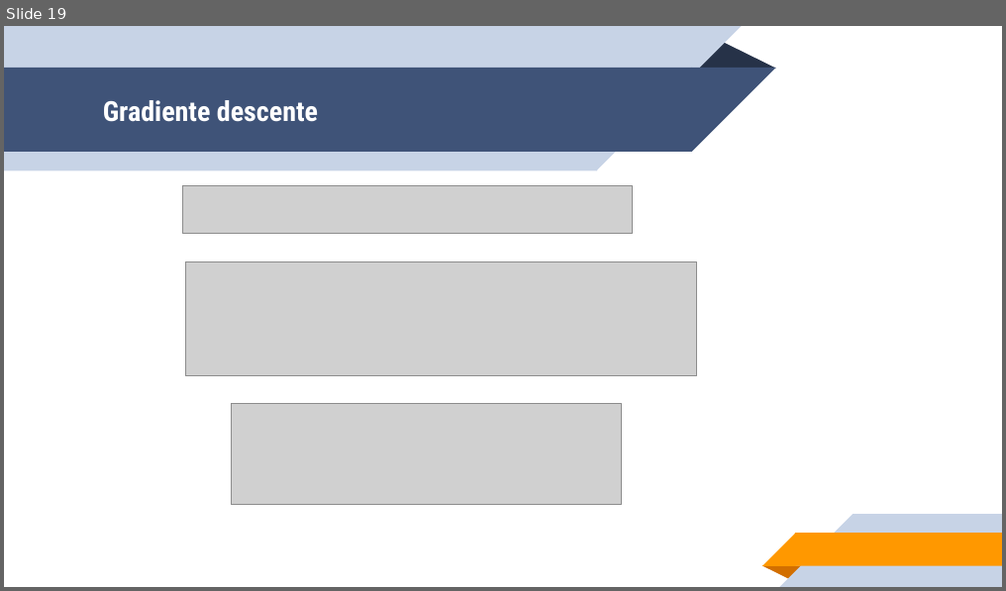
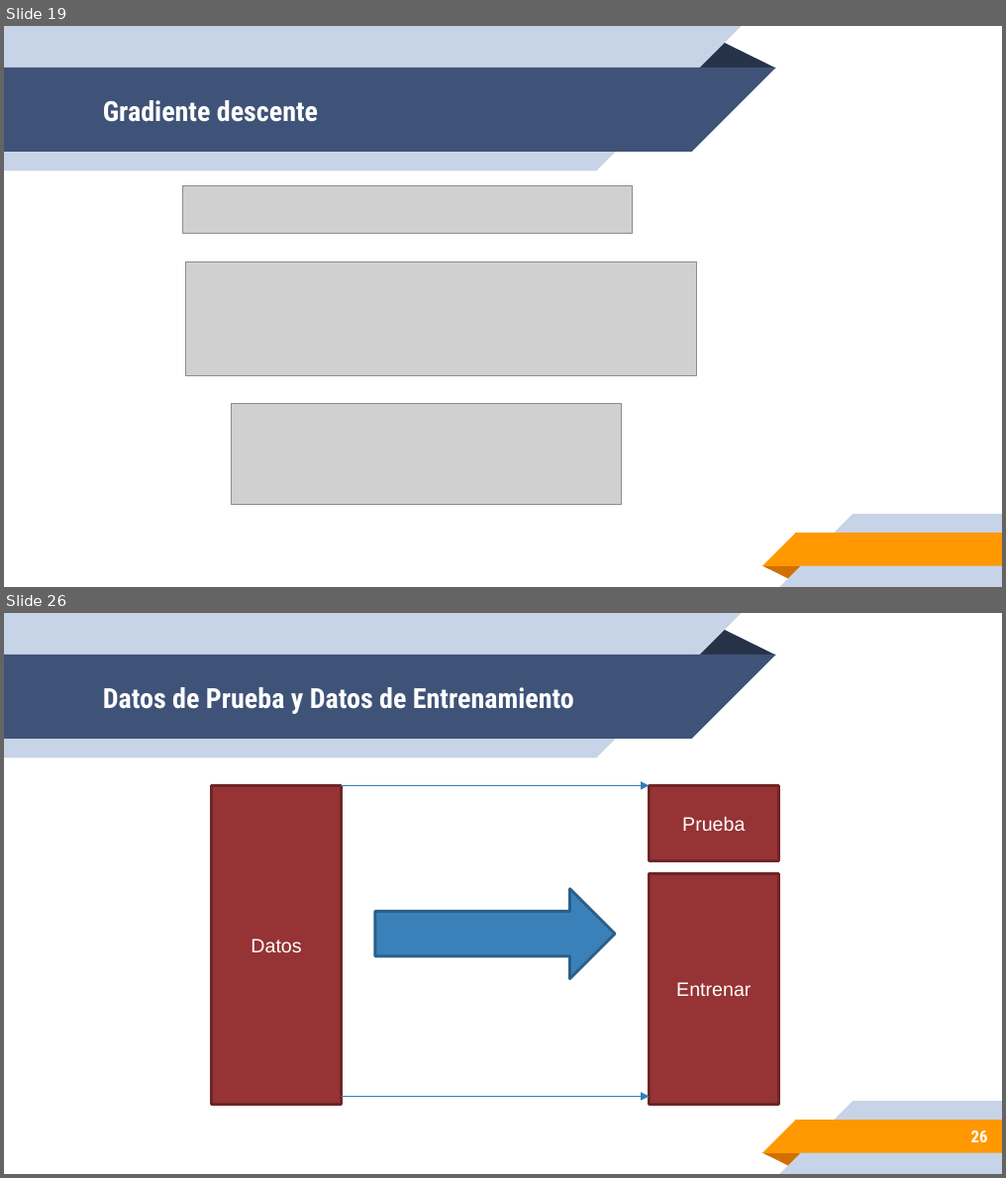
Before and after one commit to leonpalafox/aiclase, a slide deck: Slides/UPAI2019_15.pptx. Shown one above the other, each under a label of ours: slide 19 before the commit, slides 19 and 26 after it; the slides between them are not shown. The pictures are 1006x591 and 1006x1178 pixels, drawn with LibreOffice and Linux fonts; fonts in the diff are those of the drawing; grey boxes stand for pictures; background and template pictures are left out. Boxes give left, top, right and bottom in pixels: in the first picture for what was removed or moved away, otherwise in the second. Text is boxed around its words. In the diff, an @@ line names an element or a change of style, - is before the commit and + after.

```diff
--- a/Slides/UPAI2019_15.pptx
+++ b/Slides/UPAI2019_15.pptx
@@ slide 26 added at <box>4,613,1002,1174</box>, background #FFFFFF; not listed: 10 template elements that a slide beside it also shows @@
@@ title added at <box>103,687,574,714</box>, 20 pt, text #FFFFFF, bold @@
+Datos de Prueba y Datos de Entrenamiento
@@ group added at <box>212,785,778,1105</box>: 3 rectangles, 2 arrows, 1 right arrow @@
+Datos
+Prueba
+Entrenar
@@ page number added at <box>971,1131,988,1143</box>, 12 pt, text #FFFFFF, bold @@
+26
```
Also in this commit, not shown: 14 other slides added, 1 slide removed.
